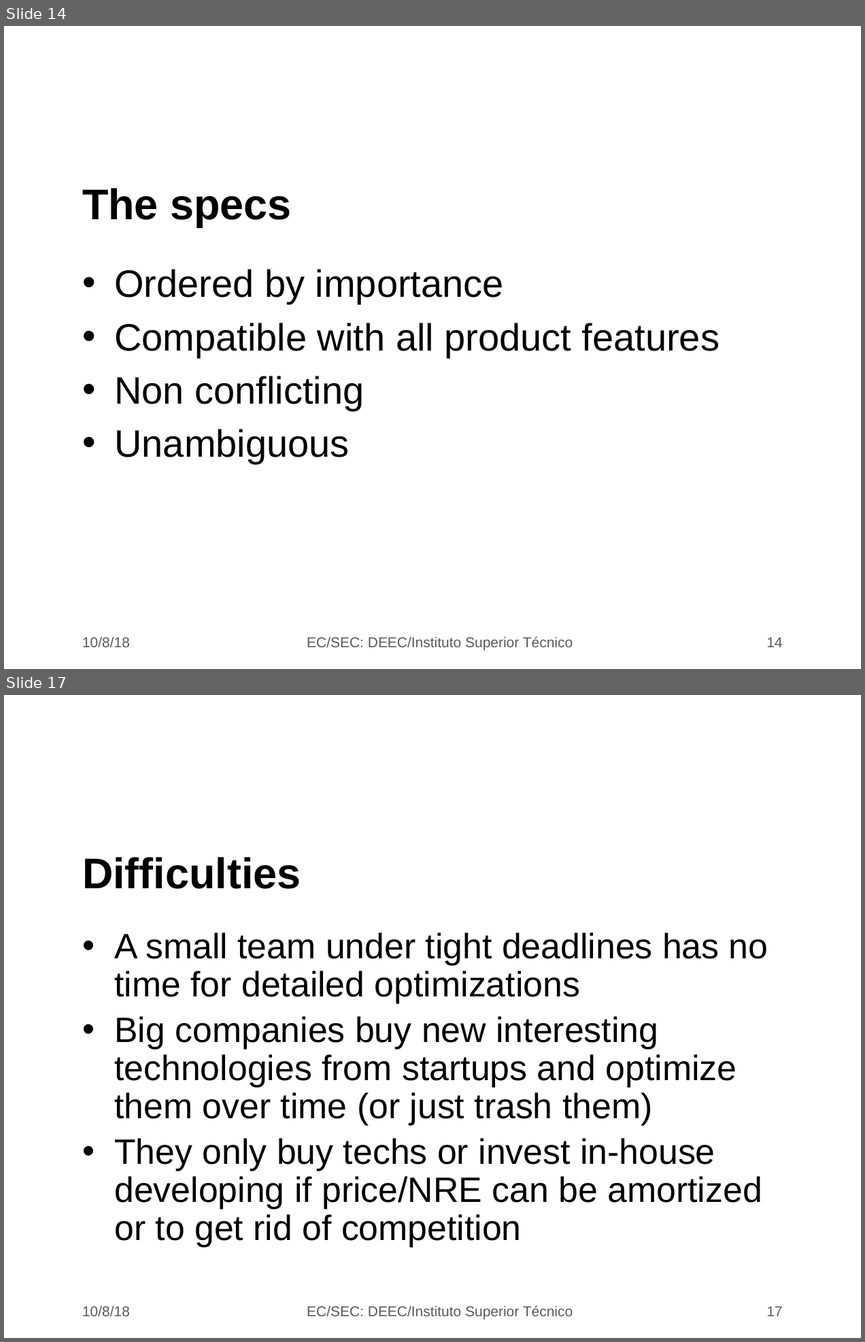
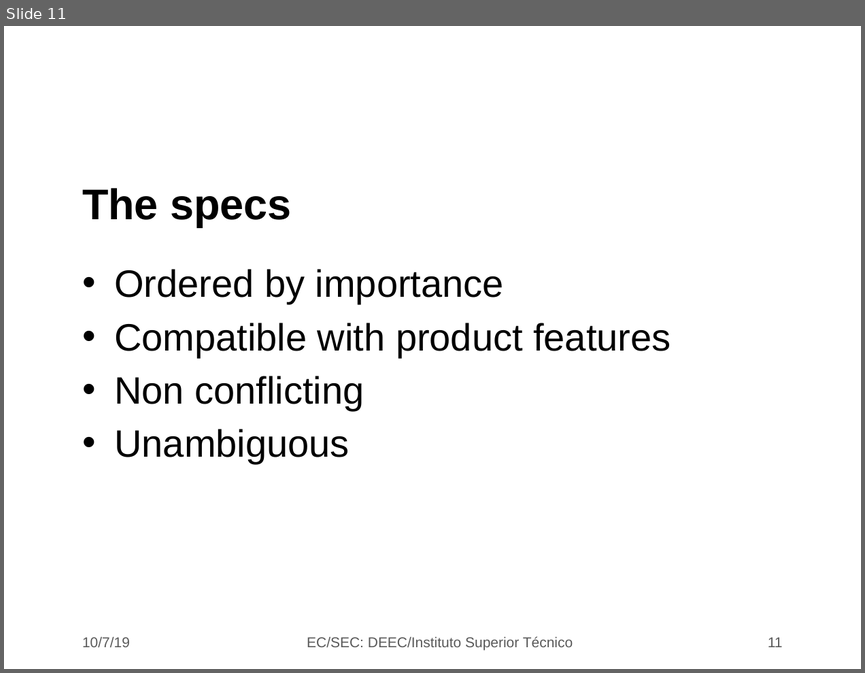
Before and after one commit to jjts/ist-sec, a slide deck: lectures/l6_design_choices/l6.odp. Shown one above the other, each under a label of ours: slides 14 and 17 before the commit, slide 11 after it; the slides between them are not shown. The pictures are 865x1342 and 865x673 pixels, drawn with LibreOffice and Linux fonts; fonts in the diff are those of the drawing; background and template pictures are left out. Boxes give left, top, right and bottom in pixels: in the first picture for what was removed or moved away, otherwise in the second. Text is boxed around its words. In the diff, an @@ line names an element or a change of style, - is before the commit and + after.

```diff
--- a/lectures/l6_design_choices/l6.odp
+++ b/lectures/l6_design_choices/l6.odp
@@ slide 17 removed at box(4, 695, 861, 1338), background picture (left out) @@
@@ title removed at box(82, 857, 301, 889) @@
-Difficulties
@@ text removed at box(114, 932, 768, 1247) @@
-• A small team under tight deadlines has no time for detailed optimizations
-• Big companies buy new interesting technologies from startups and optimize them over time (or just trash them)
-• They only buy techs or invest in-house developing if price/NRE can be amortized or to get rid of competition
@@ text removed at box(82, 1306, 130, 1316) @@
-10/8/18
@@ text removed at box(307, 1305, 572, 1319) @@
-EC/SEC: DEEC/Instituto Superior Técnico
@@ page number removed at box(766, 1306, 782, 1316) @@
-17
@@ what was slide 14 is now slide 11 @@
@@ slide 11 changed as well @@
@@ text at box(114, 322, 670, 357): text changed @@
-• Compatible with all product features
+• Compatible with product features
@@ text at box(82, 637, 130, 647): text changed @@
-10/8/18
+10/7/19
@@ page number at box(768, 637, 783, 647): text changed @@
-14
+11
```
Also in this commit, not shown: 18 other slides changed, 7 other slides removed.
